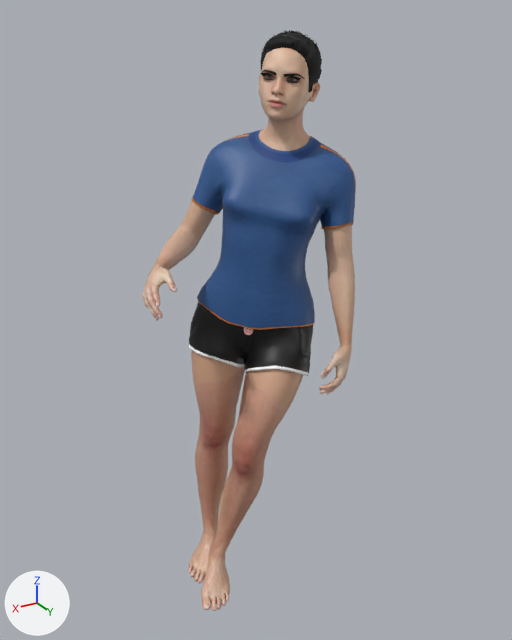
The glTF model 3_femalehuman/femalehuman.gltf as it was, and as the next commit left it.
The view is the same before and after, from a camera (50 mm lens) standing at (9.66, 16.29, 15.7) and looking at (0.54, 1.09, 8.1). The axes (+X, +Y, +Z) are drawn at lower left. The lights are the same throughout. Vertices at the same position are counted once.

In view in the first picture: 'Femalehuman2:Female_casualsuit02', 'Femalehuman2:Female_generic', 'Femalehuman2:Short01'.
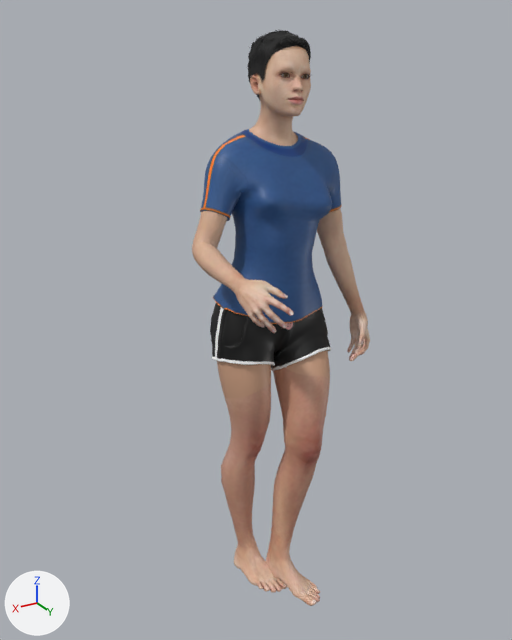
Where the newer file only moved an object's origin or applied its transform, the numbers keep the older frame.

Pixel boxes [x1, y1, x2, y2] of what changed, in the pictures (512 x 640 px):
'Femalehuman2:Female_generic', turned: before [142, 48, 355, 611]; after [192, 46, 370, 606]
'Femalehuman2:Female_casualsuit02', turned: before [189, 130, 356, 376]; after [200, 129, 342, 370]
'Femalehuman2:Short01', mesh turned: before [261, 30, 322, 103]; after [247, 30, 311, 100]

What changed in the scene script:
```text
Change me_femalehuman2_short01:
    where me_femalehuman2_short01.from_pydata(...)  # 2984 vertices, 3678 faces; spans x -1.74..-0.02, y -0.36..1.36, z 13.33..15.37
    used by ob_femalehuman2_short01; location = (0.0, 0.0, 0.0)
    me_femalehuman2_short01 part 1: the whole mesh is turned 45 degrees about the z axis through the mesh origin
Change ob_femalehuman2_female_casualsuit02:
    ob_femalehuman2_female_casualsuit02.rotation_euler: (0.0, 0.0, 0.0) -> (0.0, 0.0, 0.785)  # degrees (0, 0, 0) -> degrees (0, 0, 45)
Change ob_femalehuman2_female_generic:
    ob_femalehuman2_female_generic.rotation_euler: (0.0, 0.0, 0.0) -> (0.0, 0.0, 0.785)  # degrees (0, 0, 0) -> degrees (0, 0, 45)
```
